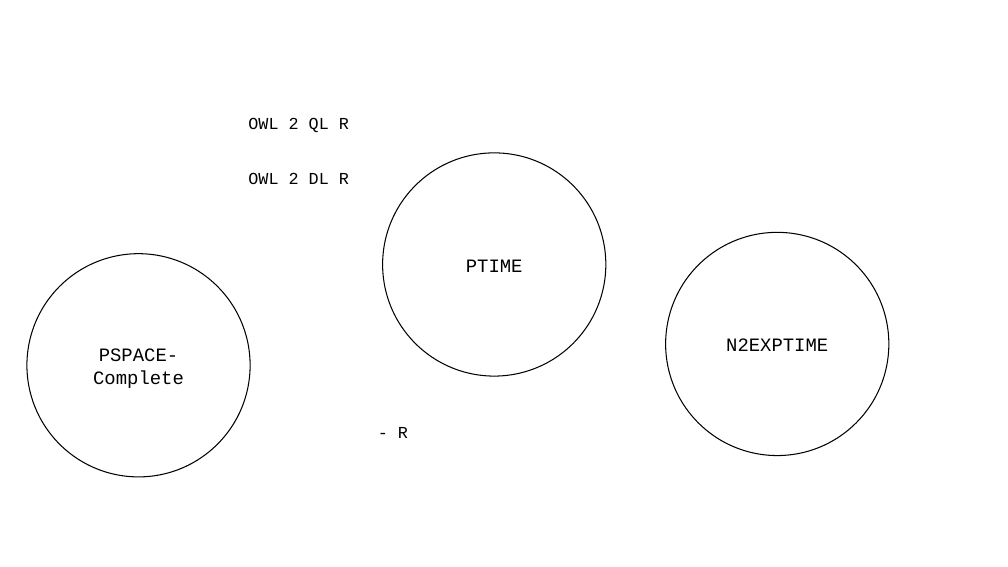
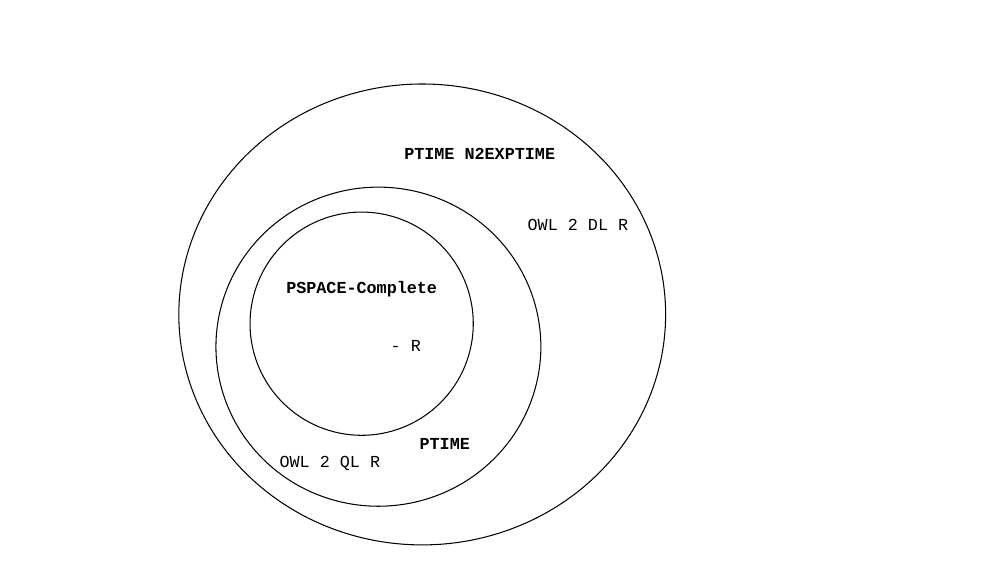
Before and after one commit to boschthomas/thomasbosch, a slide deck: slide 1 of paper/paper 1/paper1.pptx. Drawn at 1008x567 pixels with LibreOffice and Linux fonts; fonts in the diff are those of the drawing. Boxes give left, top, right and bottom in pixels: in the first picture for what was removed or moved away, otherwise in the second. Text is boxed around its words. In the diff, an @@ line names an element or a change of style, - is before the commit and + after.

```diff
--- a/paper/paper 1/paper1.pptx
+++ b/paper/paper 1/paper1.pptx
@@ ellipse added at [179, 84, 666, 545], outline #000000 1 pt @@
@@ text added at [404, 147, 555, 159], 16 pt, text #000000, bold @@
+PTIME N2EXPTIME
@@ ellipse added at [216, 188, 541, 507], outline #000000 1 pt @@
@@ ellipse added at [250, 212, 473, 436], outline #000000 1 pt @@
@@ text "OWL 2 DL R": place and size @@
-text "OWL 2 DL R" at [248, 172, 349, 184]
+text "OWL 2 DL R" at [528, 218, 628, 230]
@@ ellipse removed at [666, 232, 889, 455] @@
-N2EXPTIME
@@ text "PSPACE-Complete": place and size @@
-text "PSPACE-Complete" at [27, 254, 250, 477]
+text "PSPACE-Complete" at [286, 281, 437, 297]
@@ text "PSPACE-Complete" at [286, 281, 437, 297]: size 18 to 16 pt, bold on; line spacing 1 to 0.9; more space between paragraphs; vertical alignment middle to top; outline #000000 1 pt to none @@
@@ text "- R": place and size @@
-text "- R" at [398, 427, 408, 438]
+text "- R" at [411, 340, 421, 351]
@@ text "OWL 2 QL R": place and size @@
-text "OWL 2 QL R" at [248, 117, 349, 132]
+text "OWL 2 QL R" at [280, 455, 380, 470]
@@ text "PTIME" at [420, 438, 470, 449]: size 18 to 16 pt, bold on; line spacing 1 to 0.9; more space between paragraphs; vertical alignment middle to top; outline #000000 1 pt to none @@
@@ text "PTIME": place and size @@
-text "PTIME" at [383, 153, 606, 376]
+text "PTIME" at [420, 438, 470, 449]
```
Also in this commit, not shown: 1 other file.
